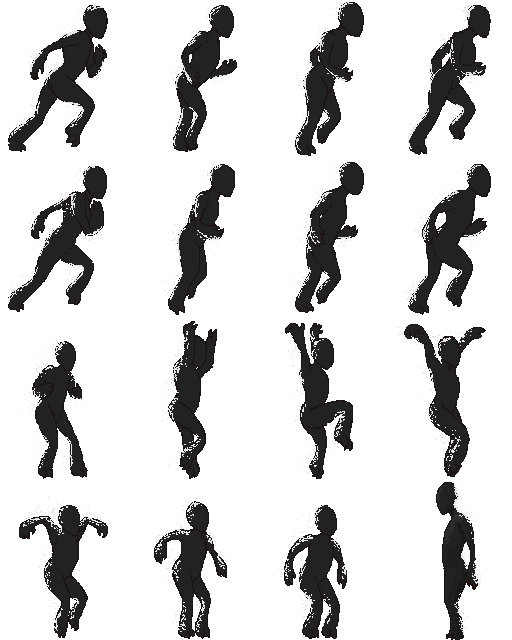
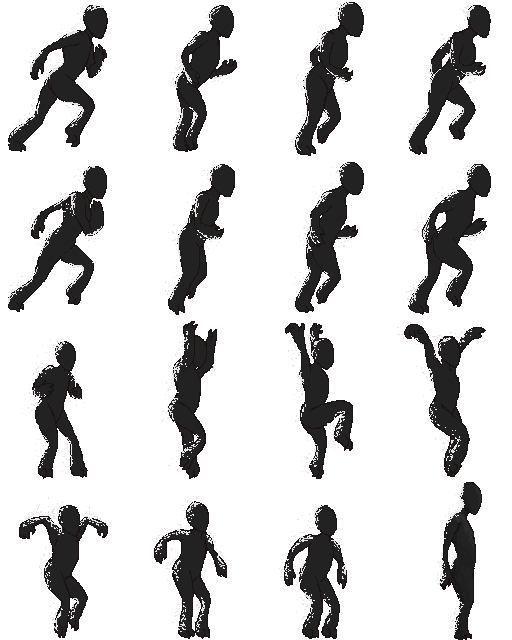
The second 512x640 image is a revision of the first. Changes to its layers:
painted on "Layer 10" over [436, 482, 482, 640]
